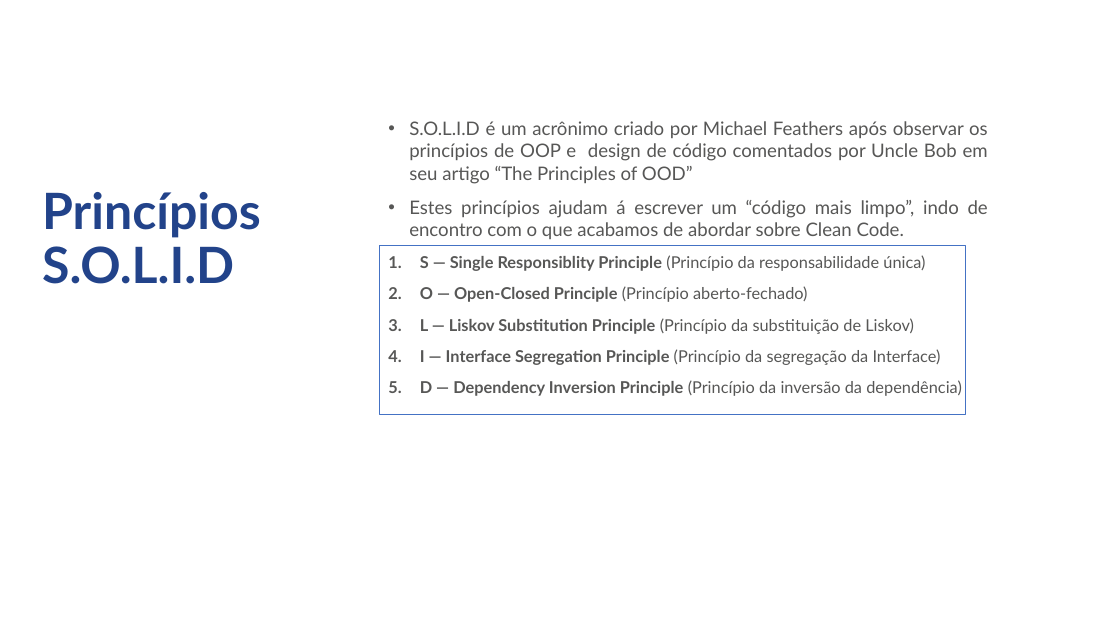
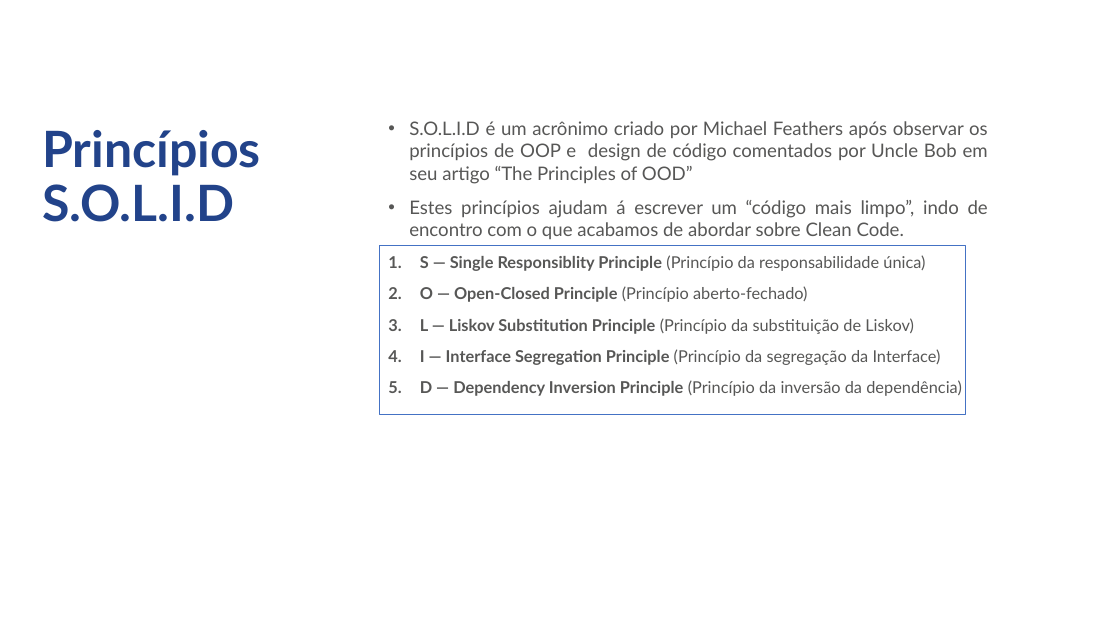
Before and after one commit to jcmdsbr/five-workshop-real-apps, a slide deck: slide 7 of docs/treinamento-estagiarios-five.pptx. Drawn at 1120x630 pixels with LibreOffice and Linux fonts; fonts in the diff are those of the drawing; background and template pictures are left out. Boxes give left, top, right and bottom in pixels: in the first picture for what was removed or moved away, otherwise in the second. Text is boxed around its words. In the diff, an @@ line names an element or a change of style, - is before the commit and + after.

Commit message:
feat: melhorias

```diff
--- a/docs/treinamento-estagiarios-five.pptx
+++ b/docs/treinamento-estagiarios-five.pptx
@@ text "Princípios": place and size @@
-text "Princípios" at [42,192,261,284]
+text "Princípios" at [42,130,261,222]
```
